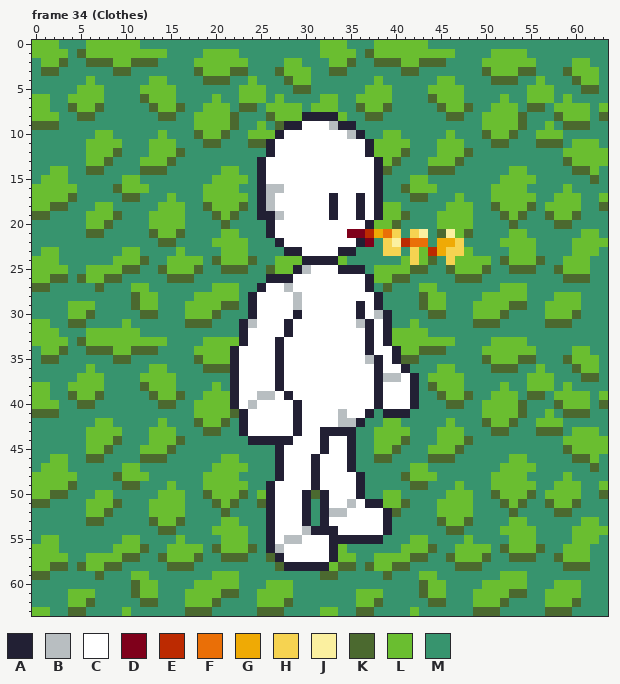
A pixel-art file gets an edit: src/sprites/npc_test_default_position.aseprite. Above: the version before the commit.
64x64 pixels, 40 frames. Colours within 5 levels of each other are drawn and written as one. Shown: frame 34 (Clothes). The commit also changed other frames, which this record leaves out.
Visible layers, top first: "Wheat", "Outline", "Kopf", "Arme #2", "Körper", "Beine #2", "Beine", "Arme", "Background".
Palette (. is transparent): A #222034  B #b8bec1  C #ffffff  D #7f001b  E #bc2a01  F #ea6f07  G #efaa05  H #f6d351  J #fbf0a0  K #4b692f  L #6abe30  M #37946e
Pixels before, frame 34 (Clothes) (only the part around the change), first column x 31:
12 CCCCCCALLLKMMMLLLKMM
13 CCCCCCCALKMMMLLLKMMM
14 CCCCCCCAKMMMMKKKMMMM
15 CCCCCCCAMMMLLMMMMMMM
16 CCCCCCCAMMKLLLMMMMMM
17 CCACCACAMMMKKMMMLMMM
18 CCACCACALLMMMMMLLLMM
19 CCACCACALLKMMMLLLLMM
20 CCCCCCALLKMMMMLLLLMM
21 CCCCDDEGFHMHJMKJLKMM
22 CCCCCADMHJEFFMGGHMMM
23 CCCAAMMMHHMHLEGHHLMM
24 AAALMMMMMMLHLKMHLLLL
25 CCCAAAMLLLLKKMMKLLLK
26 CCCCCCALLKKMMMMMKKKM
27 CCCCCCAMKMMMLLMMMMMM
28 CCCCCCCAMMMMKLLMMMML
29 CCCCCACAMMMMKLLMMMLL
30 CCCCCACBAMMMMKKMMMLL
31 CCCCCBACAMMLMMMMMMKK
32 CCCCCCACALLLLMMMMMMM
33 CCCCCCACALLLLLLLMMMM
After:
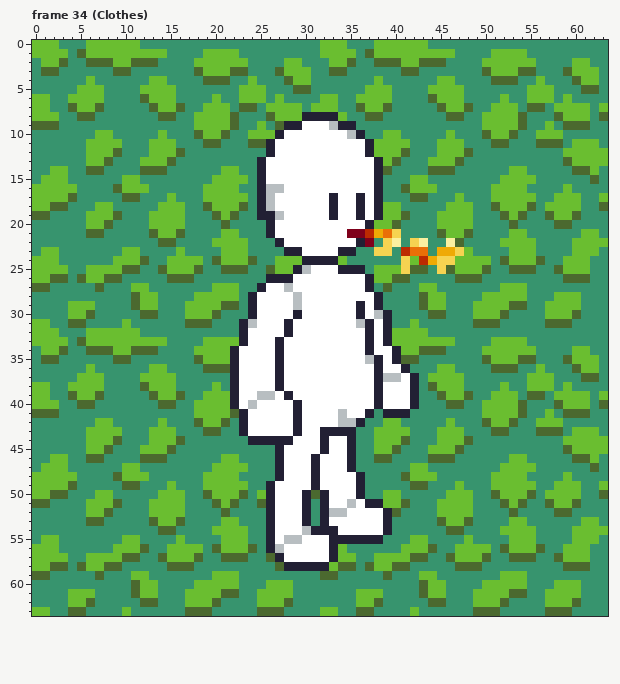
Changes in this commit:
Frame 34 (Clothes), layer "Wheat":
y 21: x 42..43 HJ -> MM; x 46 J -> L
y 22: x 41..43 EFF -> MHJ; x 45..47 GGH -> MJK
y 23: x 38 M -> H; x 40..44 HMHLE -> MEFFM; x 46 H -> G
y 24: x 41..45 LHLKM -> HLEGH
y 25: x 41 L -> H; x 45 M -> H
Boxes around the changes in both pictures, in picture pixels (x1, y1, x2, y2):
changed: (374, 229, 464, 274)
